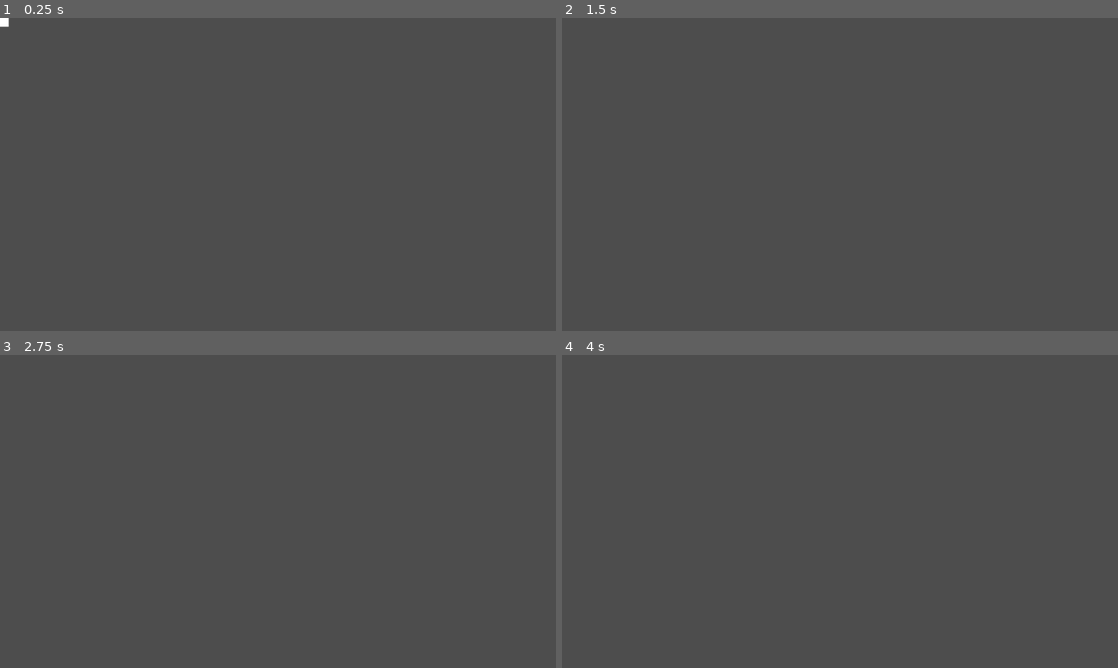
Above: before the commit, frames 1-4 (two rows, left to right).
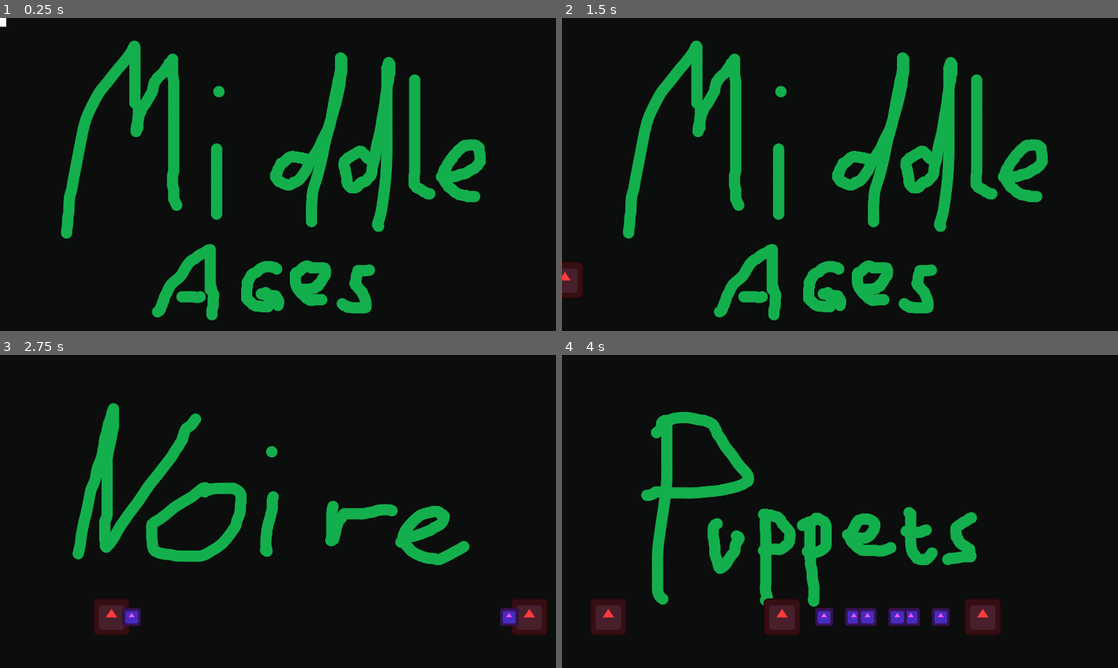
Above: after the commit, the same moments.

Repository: godzilla5hrimp/TheaterJumpShootMan
Game: Godot game, scene res://scenes/main.tscn
The game is run twice, just before and just after one commit, with the same random seed, the same clock (stepped at 60 frames per second) and the same inputs. Before the commit the project starts from res://scenes/actor.tscn. The engine's default icon, where the game draws it, is replaced by a stand-in: a white triangle on a blue panel in a dark square.
Inputs:
- Up to frame 1 (0.25 s): no input
- Up to frame 2 (1.5 s): tap Enter at 0.5 s; hold Up (moveUp) 0.53-1.28 s; hold Right (moveRight) from 0.53 s (still down); tap Space at 1.25 s; tap M (change_middle_ages) at 1.35 s
- Up to frame 3 (2.75 s): tap Up (moveUp) at 1.52, 1.55, 1.82 s; release Right (moveRight) at 2.03 s; hold Left (moveLeft) from 2.03 s (still down); hold Up (moveUp) from 2.03 s (still down); tap N (change_noire) at 2.1 s
- Up to frame 4 (4 s): release Left (moveLeft) at 2.78 s; release Up (moveUp) at 2.78 s; hold Right (moveRight) from 2.78 s (still down); tap B (change_puppets) at 2.85 s; tap Up (moveUp) at 3.02, 3.05, 3.32 s; hold Up (moveUp) from 3.53 s (still down)

The runs differ from the first frame. In frame 1, 100% of the frame differs, in the area x 0-100%, y 0-100%; in frame 2, 100%; in frame 3, 100%; in frame 4, 100%.

Commit message:
feat: merge Ralf's code; add user on a main scene using level manager;

Diff:
--- a/mask-game-jam-game/project.godot
+++ b/mask-game-jam-game/project.godot
@@ -11,10 +11,21 @@
 [application]
 
 config/name="mask game jam game"
-
-run/main_scene="uid://cqdoyb077hkns"
+run/main_scene="uid://dhgkkjslu63lv"
 config/features=PackedStringArray("4.5", "Forward Plus")
 config/icon="res://icon.svg"
+
+[display]
+
+window/size/viewport_width=1920
+window/size/viewport_height=1080
+window/size/window_width_override=1152
+window/size/window_height_override=648
+window/stretch/mode="viewport"
+
+[global_group]
+
+enemies=""
 
 [input]
 
@@ -73,18 +84,6 @@
 ]
 }
 
-[display]
-
-window/size/viewport_width=1920
-window/size/viewport_height=1080
-window/size/window_width_override=1152
-window/size/window_height_override=648
-window/stretch/mode="viewport"
-
-[global_group]
-
-enemies=""
-
 [layer_names]
 
 2d_physics/layer_1="World"
--- a/mask-game-jam-game/scenes/actor.gd
+++ b/mask-game-jam-game/scenes/actor.gd
@@ -1,4 +1,5 @@
 extends CharacterBody2D
+
 var healthbar = 100
 var live = 3
 @export var speed = 400
@@ -6,22 +7,27 @@
 signal hit
 
 func _ready():
+	print("actor created")
 	position = Vector2(100, 100);
 	return
 
 func _physics_process(delta: float):
-	screen_size = get_viewport().get_visible_rect().size
+	#screen_size = get_viewport().get_visible_rect().size
 	checkInput(delta)
 
 func checkInput(_delta: float):
 	velocity = Vector2.ZERO
 	if Input.is_action_pressed("moveUp"):
+		print("going up")
 		velocity.y -=1
 	if Input.is_action_pressed("moveDown"):
+		print("going down")
 		velocity.y +=1
 	if Input.is_action_pressed("moveLeft"):
+		print("going left")
 		velocity.x -=1
 	if Input.is_action_pressed("moveRight"):
+		print("going right")
 		velocity.x +=1
 	if velocity.length() > 0:
 		velocity = velocity.normalized() * speed
@@ -30,3 +36,8 @@
 #	todo: remove that, Ralph is handling out of bounds collision logic
 	var collision_shape_rect = get_node("%CollisionMovementShape").shape.get_rect()
 	position = position.clamp(collision_shape_rect.position, collision_shape_rect.end)
+
+
+func _on_hitbox_body_entered(body: Node2D) -> void:
+	healthbar =- 25
+	hit.emit()
--- a/mask-game-jam-game/scenes/actor.tscn
+++ b/mask-game-jam-game/scenes/actor.tscn
@@ -26,3 +26,5 @@
 
 [node name="HitboxShape" type="CollisionShape2D" parent="Hitbox"]
 shape = SubResource("RectangleShape2D_ti3oo")
+
+[connection signal="body_entered" from="Hitbox" to="." method="_on_hitbox_body_entered"]
--- a/mask-game-jam-game/scenes/level_manager.gd
+++ b/mask-game-jam-game/scenes/level_manager.gd
@@ -2,6 +2,7 @@
 @export var middle_ages_scene: PackedScene
 @export var noire_scene: PackedScene
 @export var puppet_scene: PackedScene
+@export var player_scene: PackedScene
 
 signal puppets
 signal middle_ages
@@ -11,6 +12,8 @@
 func _ready():
 	current_scene = middle_ages_scene.instantiate()
 	get_tree().root.add_child.call_deferred(current_scene)
+	var player = player_scene.instantiate()
+	current_scene.add_child(player)
 	print(current_scene.name)
 
 
--- a/mask-game-jam-game/scenes/level_manager.tscn
+++ b/mask-game-jam-game/scenes/level_manager.tscn
@@ -1,12 +1,14 @@
-[gd_scene format=3 uid="uid://bwys233at1lfe"]
+[gd_scene load_steps=6 format=3 uid="uid://bwys233at1lfe"]
 
 [ext_resource type="Script" uid="uid://ciopvur7aek6y" path="res://scenes/level_manager.gd" id="1_06fa7"]
 [ext_resource type="PackedScene" uid="uid://cnjmigs01ytt3" path="res://scenes/middle_ages.tscn" id="2_5eglo"]
 [ext_resource type="PackedScene" uid="uid://cx67geca5cr6d" path="res://scenes/noire.tscn" id="3_lbe5n"]
 [ext_resource type="PackedScene" uid="uid://k3n75viryvrt" path="res://scenes/puppets.tscn" id="4_2yrkd"]
+[ext_resource type="PackedScene" uid="uid://cqdoyb077hkns" path="res://scenes/actor.tscn" id="5_kfnik"]
 
-[node name="LevelManager" type="Node2D" unique_id=1881281603]
+[node name="LevelManager" type="Node2D"]
 script = ExtResource("1_06fa7")
 middle_ages_scene = ExtResource("2_5eglo")
 noire_scene = ExtResource("3_lbe5n")
 puppet_scene = ExtResource("4_2yrkd")
+player_scene = ExtResource("5_kfnik")
--- a/mask-game-jam-game/scenes/main.tscn
+++ b/mask-game-jam-game/scenes/main.tscn
@@ -1,21 +1,24 @@
-[gd_scene format=3 uid="uid://dhgkkjslu63lv"]
+[gd_scene load_steps=5 format=3 uid="uid://dhgkkjslu63lv"]
 
 [ext_resource type="Script" uid="uid://dunj5jc3omyaw" path="res://scenes/main.gd" id="1_0wfyh"]
 [ext_resource type="PackedScene" uid="uid://bwys233at1lfe" path="res://scenes/level_manager.tscn" id="2_0wfyh"]
 [ext_resource type="PackedScene" uid="uid://bhka4d3sts6ts" path="res://scenes/enemy_spawner.tscn" id="3_sugp2"]
+[ext_resource type="PackedScene" uid="uid://cqdoyb077hkns" path="res://scenes/actor.tscn" id="4_jyhfs"]
 
-[node name="Main" type="Node2D" unique_id=272774573]
+[node name="Main" type="Node2D"]
 script = ExtResource("1_0wfyh")
 
-[node name="LevelManager" parent="." unique_id=1881281603 instance=ExtResource("2_0wfyh")]
+[node name="LevelManager" parent="." instance=ExtResource("2_0wfyh")]
 
-[node name="EnemySpawner" parent="." unique_id=679851596 instance=ExtResource("3_sugp2")]
+[node name="EnemySpawner" parent="." instance=ExtResource("3_sugp2")]
 
-[node name="Left" type="Marker2D" parent="." unique_id=1203258605]
+[node name="Left" type="Marker2D" parent="."]
 position = Vector2(-140, 920)
 
-[node name="Right" type="Marker2D" parent="." unique_id=1812837221]
+[node name="Right" type="Marker2D" parent="."]
 position = Vector2(2053, 920)
+
+[node name="Actor" parent="." instance=ExtResource("4_jyhfs")]
 
 [connection signal="middle_ages" from="LevelManager" to="." method="_on_level_manager_middle_ages"]
 [connection signal="noire" from="LevelManager" to="." method="_on_level_manager_noire"]
--- a/mask-game-jam-game/scenes/middle_ages.tscn
+++ b/mask-game-jam-game/scenes/middle_ages.tscn
@@ -1,13 +1,13 @@
-[gd_scene format=3 uid="uid://cnjmigs01ytt3"]
+[gd_scene load_steps=3 format=3 uid="uid://cnjmigs01ytt3"]
 
 [ext_resource type="Texture2D" uid="uid://dkgaw6dbc7rix" path="res://Assets/Images/PlaceHolder/BackgroundPH.png" id="1_n665v"]
 [ext_resource type="PackedScene" uid="uid://dpd5n25ohtpov" path="res://scenes/base_level_col.tscn" id="2_d0jf6"]
 
-[node name="MiddleAges" type="Node2D" unique_id=614183652]
+[node name="MiddleAges" type="Node2D"]
 
-[node name="Background" type="Sprite2D" parent="." unique_id=1275396248]
+[node name="Background" type="Sprite2D" parent="."]
 z_index = -1
 texture = ExtResource("1_n665v")
 centered = false
 
-[node name="BaseLevelCol" parent="." unique_id=1462689684 instance=ExtResource("2_d0jf6")]
+[node name="BaseLevelCol" parent="." instance=ExtResource("2_d0jf6")]
Not shown, changed: mask-game-jam-game/Assets/Images/PlaceHolder/BackgroundPH.png.import
Not shown, changed: mask-game-jam-game/Assets/Images/PlaceHolder/NoirePH.png.import
Not shown, changed: mask-game-jam-game/Assets/Images/PlaceHolder/PuppePH.png.import
